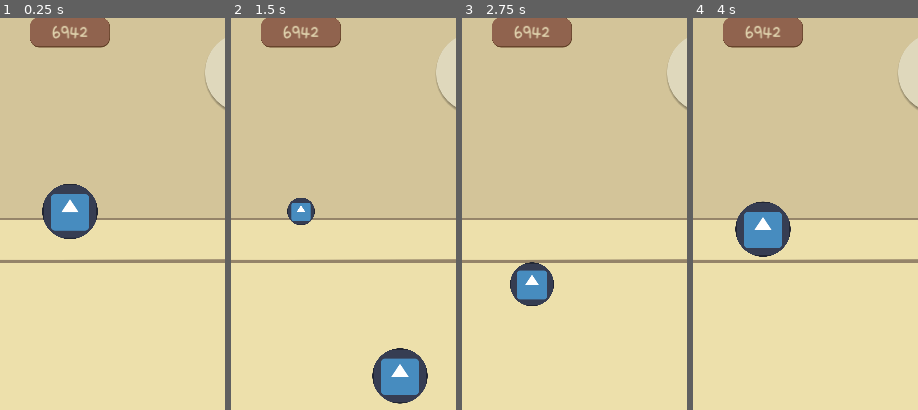
Above: before the commit, frames 1-4 (left to right).
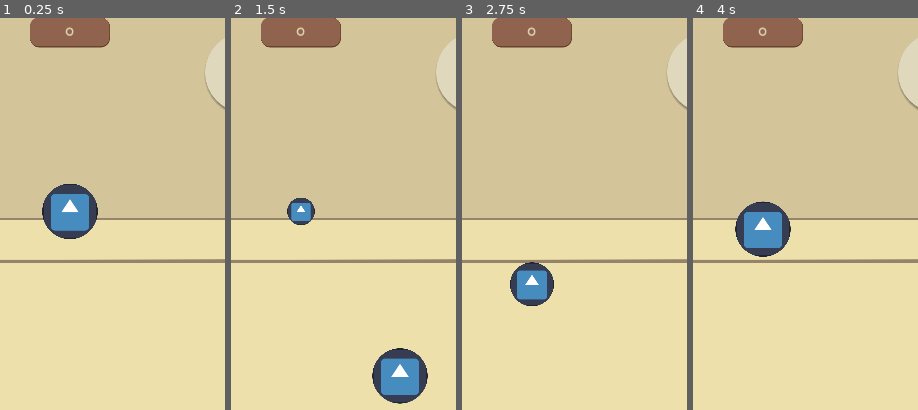
Above: after the commit, the same moments.

Repository: jaajCorp/siuuuka-game
Game: Godot game, scene res://scenes/Game/GameUI.tscn
Same seed, same stepped clock (60 frames per second), same inputs: the game is played once before the commit and once after it. This scene is started directly instead of the project's main scene. The engine's default icon, where the game draws it, is replaced by a stand-in: a white triangle on a blue panel in a dark square.
Inputs (mouse positions are % of the whole screen's width and height, from its top left):
- Up to frame 1 (0.25 s): no input
- Up to frame 2 (1.5 s): tap Enter at 0.5 s; move the mouse to (72, 44) at 0.52 s; click (72, 44) at 0.67 s; move the mouse to (30, 54) at 1.27 s; click (30, 54) at 1.42 s
- Up to frame 3 (2.75 s): move the mouse to (60, 27) at 2.02 s; click (60, 27) at 2.17 s
- Up to frame 4 (4 s): move the mouse to (45, 69) at 2.77 s; click (45, 69) at 2.92 s; move the mouse to (80, 64) at 3.52 s; click (80, 64) at 3.67 s
The pictures show only the part of the screen within x 34-84%, y 1-51%; the shares and areas given below are measured in that part.

The runs differ from the first frame. In frame 1, 0.2% of the frame differs, in the area x 23-39%, y 2-6%; in frame 2, 0.2%; in frame 3, 0.2%; in frame 4, 0.2%.
Error before the commit: Invalid call. Nonexistent function 'get_level_texture' in base 'Nil'. (res://scenes/Ball/ball.gd:128)
Error after the commit: Invalid call. Nonexistent function 'get_level_texture' in base 'Nil'. (res://scenes/Ball/ball.gd:131)

Commit message:
feat: Added score counting

Diff:
--- a/scenes/Ball/ball.gd
+++ b/scenes/Ball/ball.gd
@@ -1,5 +1,6 @@
-class_name Ball
-extends RigidBody2D
+class_name Ball extends RigidBody2D
+
+signal merged(new_ball: Ball)
 
 @export_range(0, 10) var level: int = 0 :
 	set(value):
@@ -103,6 +104,8 @@
 	merge_anim(merge_center)
 	other.merge_anim(merge_center)
 
+	emit_signal("merged", new_ball)
+
 func merge_anim(merge_center: Vector2):
 	var tween := get_tree().create_tween()
 	tween.tween_property(self, "position", merge_center, 0.1)
--- a/scenes/Game/GameUI.tscn
+++ b/scenes/Game/GameUI.tscn
@@ -83,7 +83,7 @@
 anchor_bottom = 1.0
 grow_horizontal = 2
 grow_vertical = 2
-text = "6942"
+text = "0"
 horizontal_alignment = 1
 vertical_alignment = 1
 
@@ -145,7 +145,8 @@
 script = ExtResource("2_w46qg")
 initial_size = Vector2(720, 721)
 
-[node name="GameCore" parent="VBoxContainer/AspectRatioContainer/JarTexture/VBoxContainer/JarInside" instance=ExtResource("2_l10mu")]
+[node name="GameCore" parent="VBoxContainer/AspectRatioContainer/JarTexture/VBoxContainer/JarInside" node_paths=PackedStringArray("score_label") instance=ExtResource("2_l10mu")]
+score_label = NodePath("../../../../../Top/GridContainer/Score/Panel/Label")
 
 [node name="StaticBody2D" parent="VBoxContainer/AspectRatioContainer/JarTexture/VBoxContainer/JarInside/GameCore" index="0"]
 position = Vector2(0, -560.704)
--- a/scripts/logic/game_logic.gd
+++ b/scripts/logic/game_logic.gd
@@ -2,11 +2,16 @@
 
 @export var spawn_level: Marker2D
 @export var balls_container: Node2D
+@export var score_label: Label
 
 const BALL_SCENE := preload("res://scenes/Ball/Ball.tscn")
 
-var score: int = 0
 var current_ball: Ball = null
+var score: int = 0 :
+	set(value):
+		score = value
+		if score_label:
+			score_label.text = str(score)
 
 # Called when the node enters the scene tree for the first time.
 func _ready() -> void:
@@ -27,9 +32,9 @@
 		current_ball.position.x = clamp(local_mouse_pos.x, current_ball.get_radius(), get_width() - current_ball.get_radius())
 
 
-# Called every frame. 'delta' is the elapsed time since the previous frame.
-func _process(delta: float) -> void:
-	pass
+func _on_ball_merge(new_ball: Ball):
+	new_ball.connect("merged", _on_ball_merge)
+	score += new_ball.level * 2
 
 func spawn_ball():
 	current_ball = BALL_SCENE.instantiate()
@@ -37,6 +42,7 @@
 	balls_container.add_child(current_ball)
 	current_ball.level = randi() % 3
 	current_ball.freeze = true
+	current_ball.connect("merged", _on_ball_merge)
 
 func get_width() -> int:
 	return ProjectSettings.get_setting("display/window/size/viewport_width", 720)
